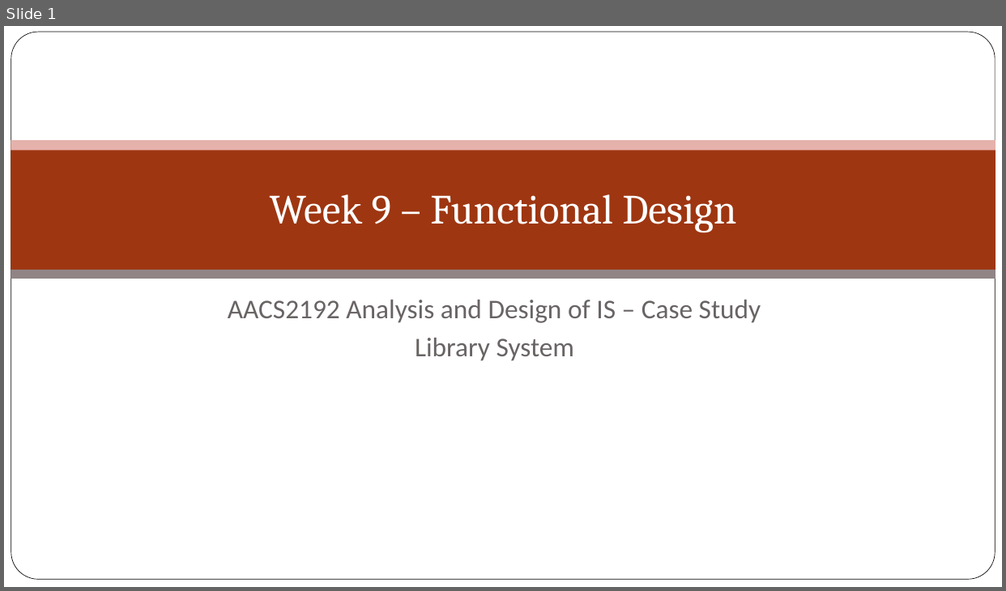
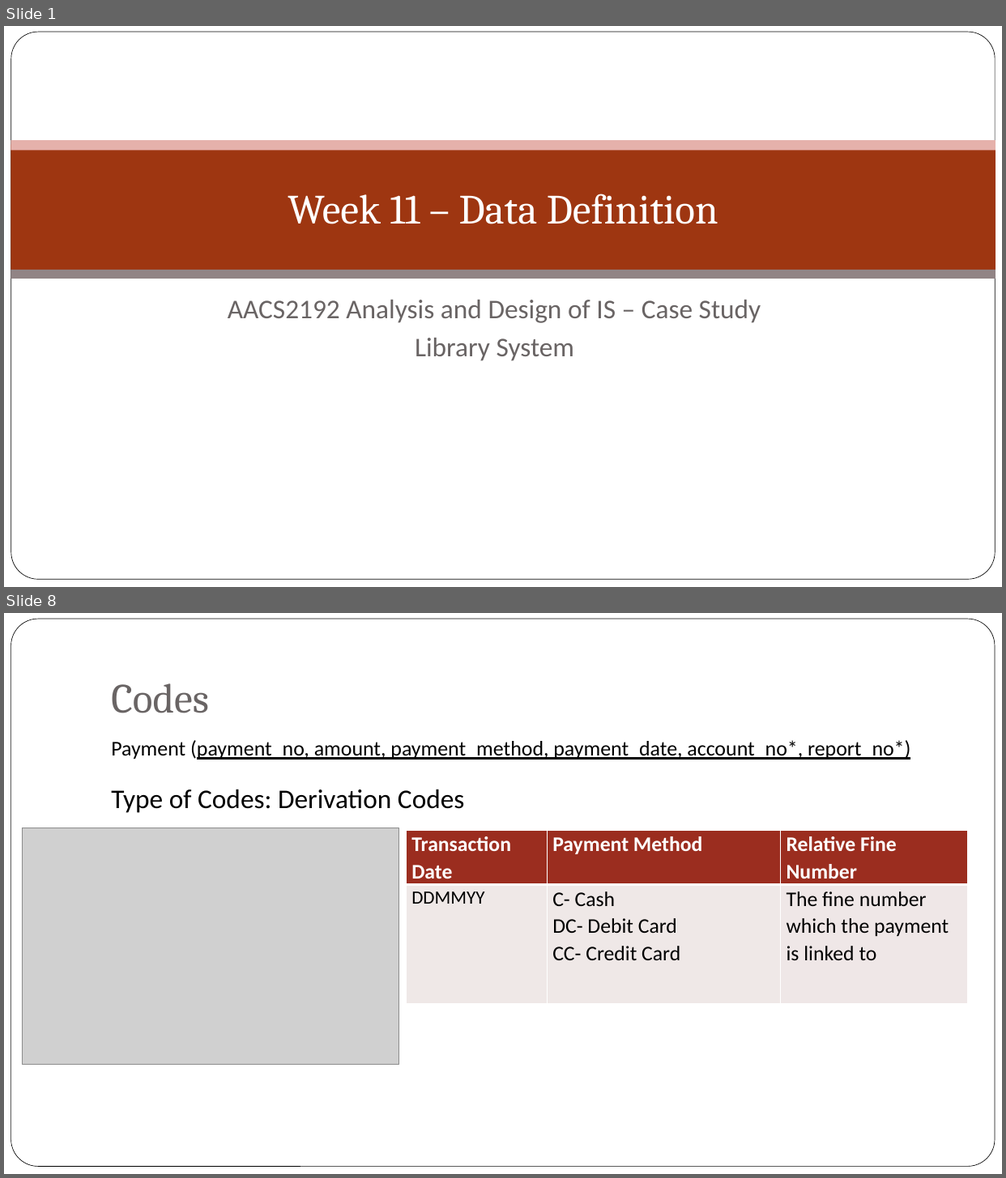
Before and after one commit to jyu1129/Library-System-IS-assignment, a slide deck: Week 9/Week 9 – Functional Design.pptx. Shown one above the other, each under a label of ours: slide 1 before the commit, slides 1 and 8 after it; the slides between them are not shown. The pictures are 1006x591 and 1006x1178 pixels, drawn with LibreOffice and Linux fonts; fonts in the diff are those of the drawing; grey boxes stand for pictures; background and template pictures are left out. Boxes give left, top, right and bottom in pixels: in the first picture for what was removed or moved away, otherwise in the second. Text is boxed around its words. In the diff, an @@ line names an element or a change of style, - is before the commit and + after.

Commit message:
updated week 11 and powerpoint

```diff
--- a/Week 9/Week 9 – Functional Design.pptx
+++ b/Week 9/Week 9 – Functional Design.pptx
@@ slide 8 added at (4, 613, 1002, 1174), background picture (left out) @@
@@ rounded rectangle added at (10, 619, 995, 1167), fill #FFFFFF, outline #000000 0.5 pt @@
@@ title added at (111, 683, 209, 713), 40 pt, text #696464 @@
+Codes
@@ text added at (111, 740, 910, 760), 20.1 pt, text #000000, underline @@
+Payment (payment_no, amount, payment_method, payment_date, account_no*, report_no*)
@@ text added at (111, 790, 465, 813), 26 pt, text #000000 @@
+Type of Codes: Derivation Codes
@@ picture added at (23, 828, 399, 1064) @@
@@ table added at (406, 830, 967, 1002), 2 rows, 3 columns @@
+Transaction Date | Payment Method | Relative Fine Number
+DDMMYY | C- Cash / DC- Debit Card / CC- Credit Card | The fine number which the payment is linked to
@@ slide 1 changed as well @@
@@ title at (288, 194, 718, 224): text changed @@
-Week 9 – Functional Design
+Week 11 – Data Definition
```
Also in this commit, not shown: 1 other slide changed, 27 other slides added, 9 slides removed, 2 other files.
